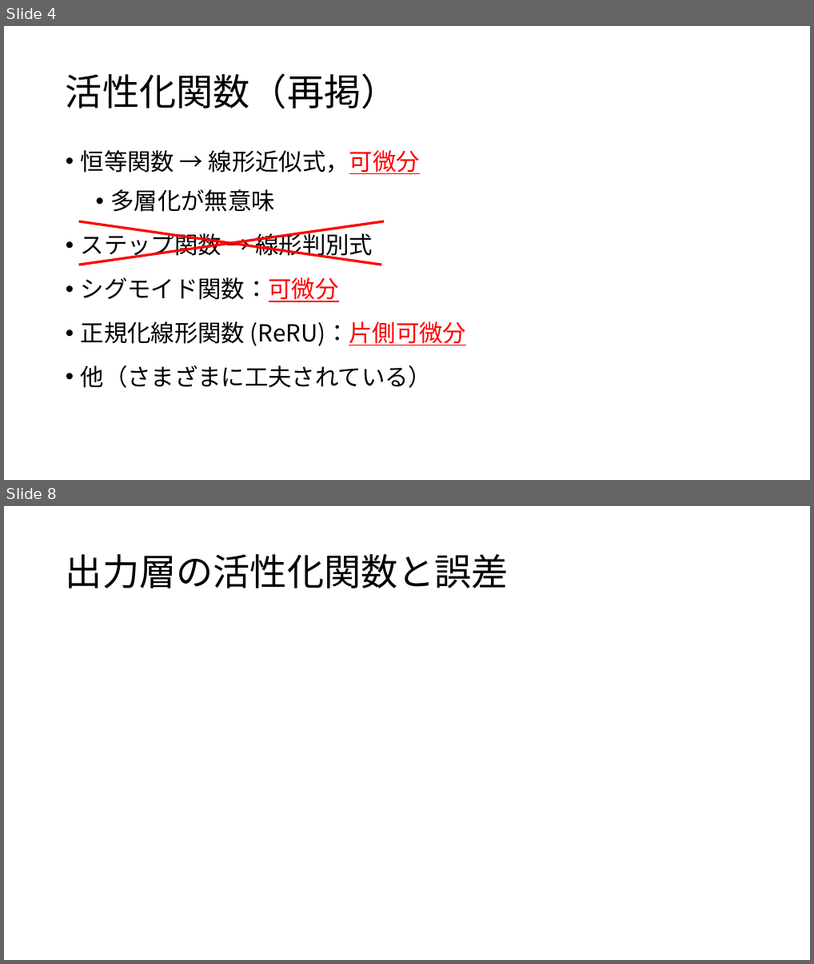
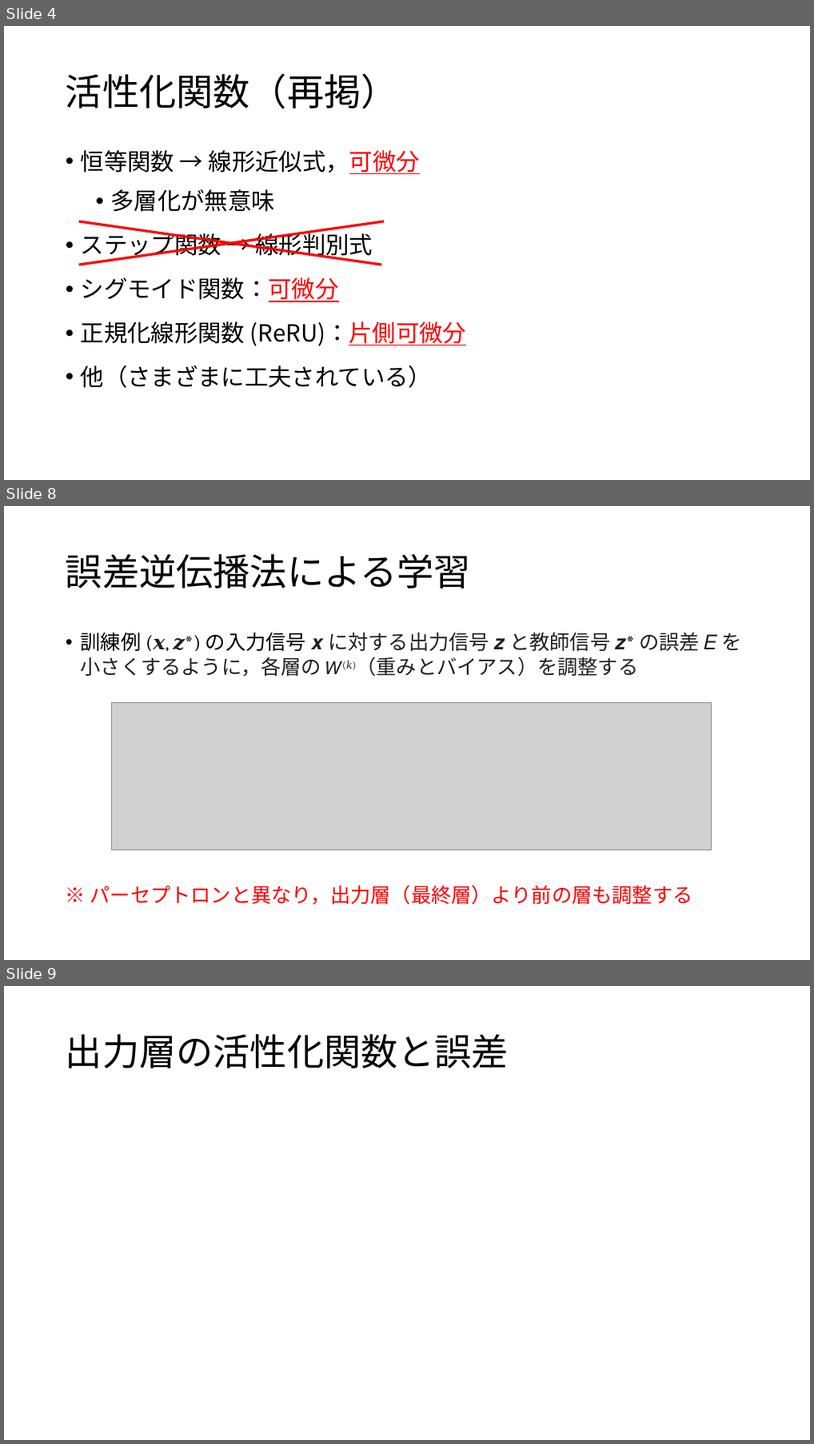
Before and after one commit to aliquisgg-hub/pages, a slide deck: Sc387/part10/FNN+BP.pptx. Shown one above the other, each under a label of ours: slides 4 and 8 before the commit, slides 4, 8 and 9 after it; the slides between them are not shown. The pictures are 814x964 and 814x1444 pixels, drawn with LibreOffice and Linux fonts; fonts in the diff are those of the drawing; grey boxes stand for pictures. Boxes give left, top, right and bottom in pixels: in the first picture for what was removed or moved away, otherwise in the second. Text is boxed around its words. In the diff, an @@ line names an element or a change of style, - is before the commit and + after.

```diff
--- a/Sc387/part10/FNN+BP.pptx
+++ b/Sc387/part10/FNN+BP.pptx
@@ slide 8 added at (x1=4, y1=506, x2=810, y2=960), background #FFFFFF @@
@@ title added at (x1=66, y1=554, x2=471, y2=588), 44 pt, text #000000 @@
+誤差逆伝播法による学習
@@ text added at (x1=81, y1=632, x2=742, y2=904), 24 pt, text #1F1F1F @@
+• 訓練例 (𝒙, 𝒛*) の入力信号 𝒙 に対する出力信号 𝒛 と教師信号 𝒛* の誤差 𝐸 を小さくするように，各層の 𝑊(𝑘)（重みとバイアス）を調整する
+※ パーセプトロンと異なり，出力層（最終層）より前の層も調整する
@@ picture added at (x1=111, y1=703, x2=712, y2=850) @@
@@ what was slide 8 is now slide 9 @@
```
Also in this commit, not shown: 6 slides changed, 1 other slide added, 1 slide removed, 7 other files.
